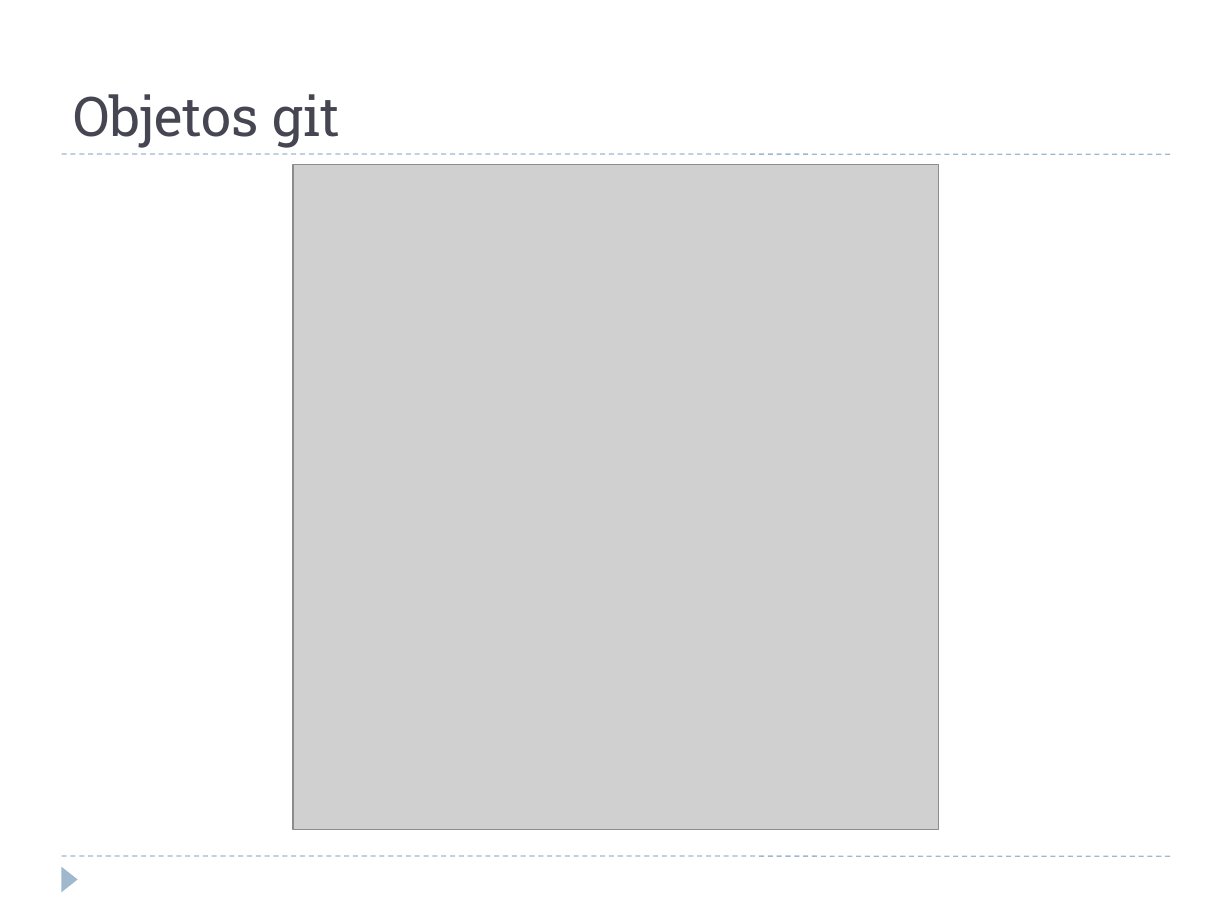
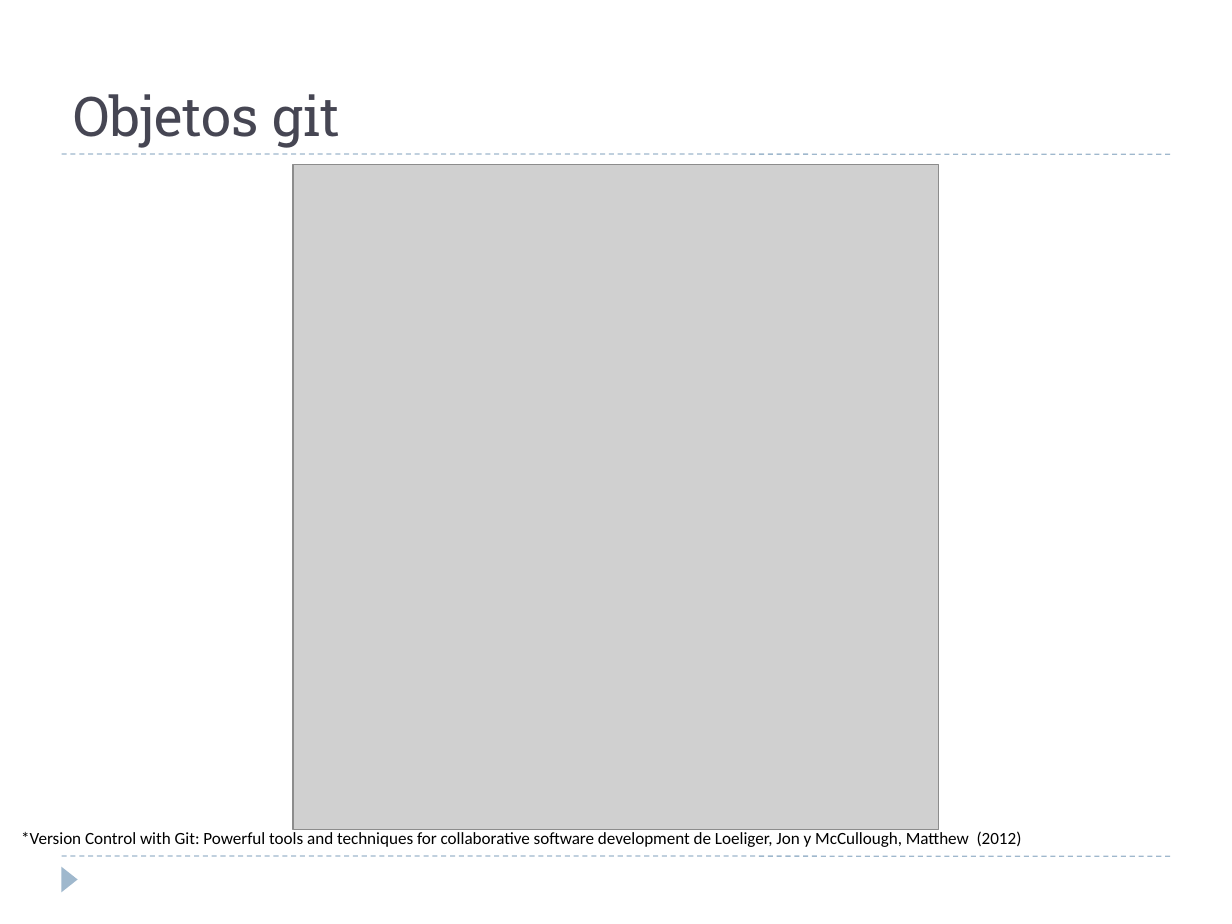
Before and after one commit to martina-if/curso_git, a slide deck: slide 9 of GIT.ppt. Drawn at 1232x924 pixels with LibreOffice and Linux fonts; fonts in the diff are those of the drawing; grey boxes stand for pictures. Boxes give left, top, right and bottom in pixels: in the first picture for what was removed or moved away, otherwise in the second. Text is boxed around its words. In the diff, an @@ line names an element or a change of style, - is before the commit and + after.

```diff
--- a/GIT.ppt
+++ b/GIT.ppt
@@ text added at (x1=21, y1=831, x2=1022, y2=847), 10 pt, text #000000 @@
+*Version Control with Git: Powerful tools and techniques for collaborative software development de Loeliger, Jon y McCullough, Matthew (2012)
```
Also in this commit, not shown: 5 other slides changed, 1 slide added, 1 slide removed.
